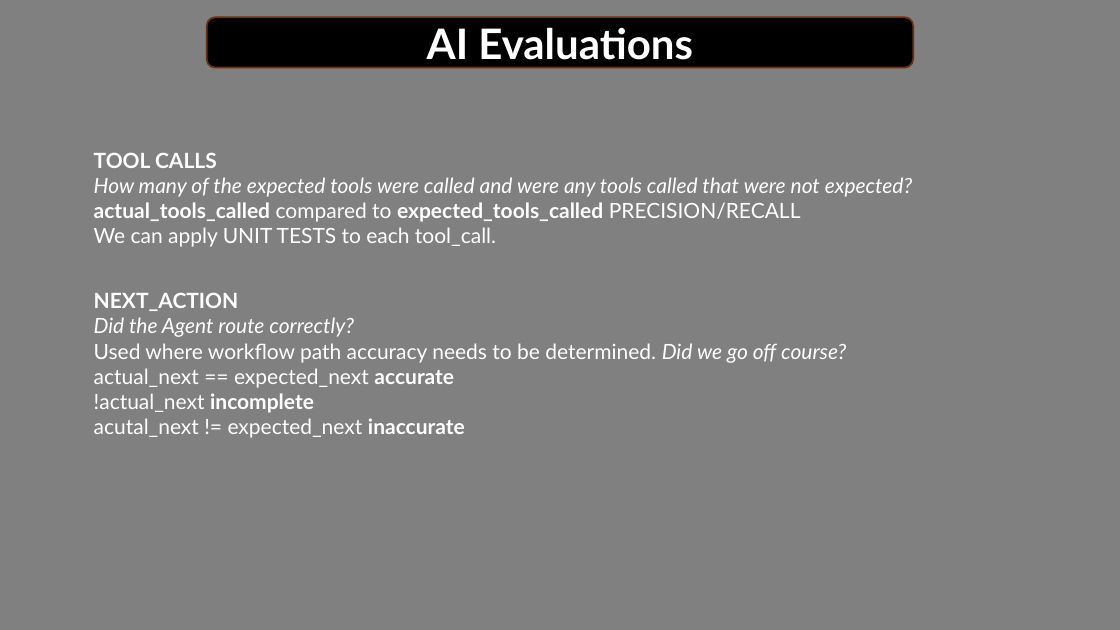
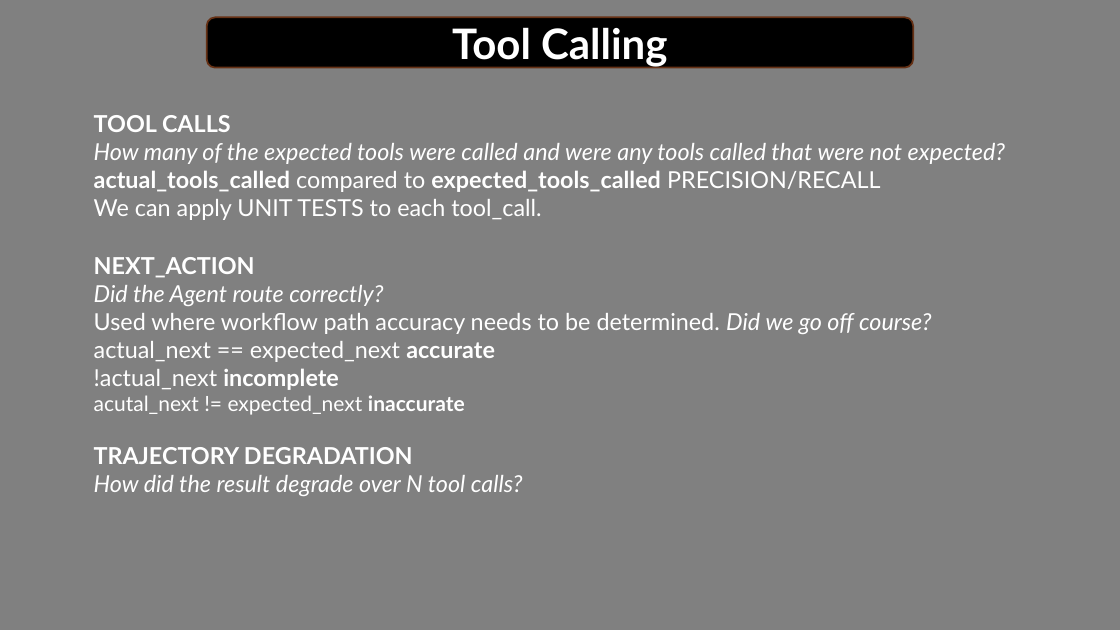
Before and after one commit to Python-Test-Engineer/evaluating-ai-agents, a slide deck: slide 5 of evaluating-ai-agents.pptx. Drawn at 1120x630 pixels with LibreOffice and Linux fonts; fonts in the diff are those of the drawing. Boxes give left, top, right and bottom in pixels: in the first picture for what was removed or moved away, otherwise in the second. Text is boxed around its words. In the diff, an @@ line names an element or a change of style, - is before the commit and + after.

```diff
--- a/evaluating-ai-agents.pptx
+++ b/evaluating-ai-agents.pptx
@@ text in rounded rectangle at bbox=[452, 27, 667, 67]: text changed @@
-AI Evaluations
+Tool Calling
@@ text "TOOL CALLS": place and size @@
-text "TOOL CALLS" at bbox=[94, 153, 913, 247]
+text "TOOL CALLS" at bbox=[94, 115, 1005, 220]
@@ text "TOOL CALLS" at bbox=[94, 115, 1005, 220]: size 18 to 20 pt @@
@@ text "NEXT_ACTION": place and size @@
-text "NEXT_ACTION" at bbox=[94, 292, 846, 438]
+text "NEXT_ACTION" at bbox=[94, 257, 932, 415]
@@ text at bbox=[94, 257, 932, 390]: size 18 to 20 pt in "NEXT_ACTION", "Did the Agent route correctly?", "Used where workflow path accuracy needs to ...", "actual_next == expected_next accurate" and 1 more places @@
@@ text added at bbox=[94, 447, 523, 496], 20 pt, text #FFFFFF, italic @@
+TRAJECTORY DEGRADATION
+How did the result degrade over N tool calls?
```
Also in this commit, not shown: 3 other slides changed, 38 other files.
